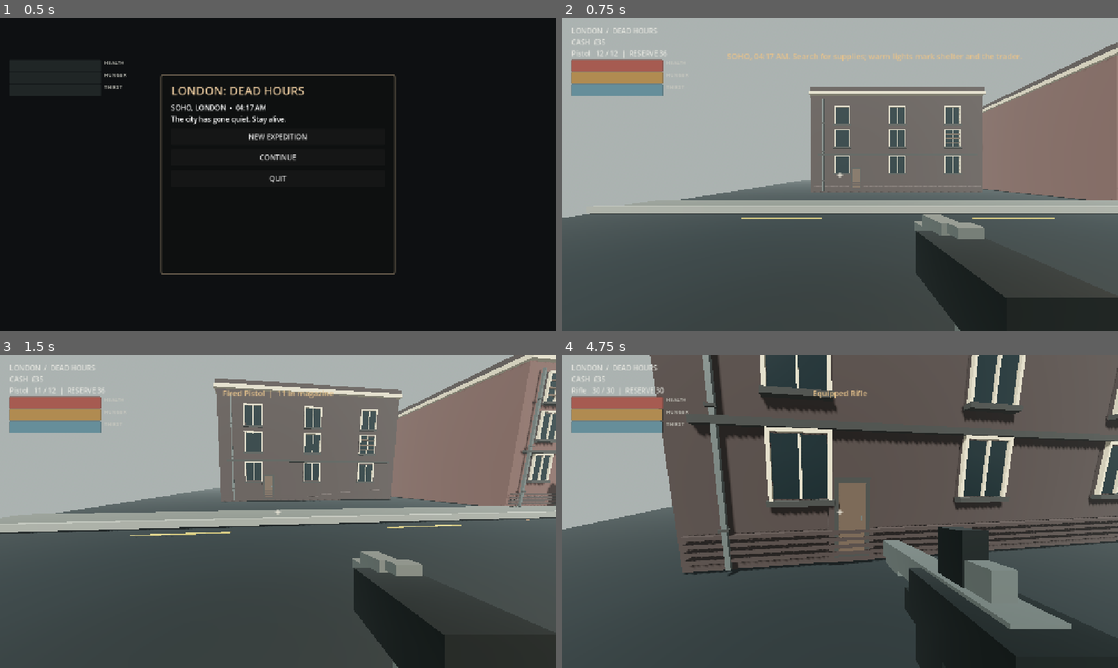
Above: before the commit, frames 1-4 (two rows, left to right).
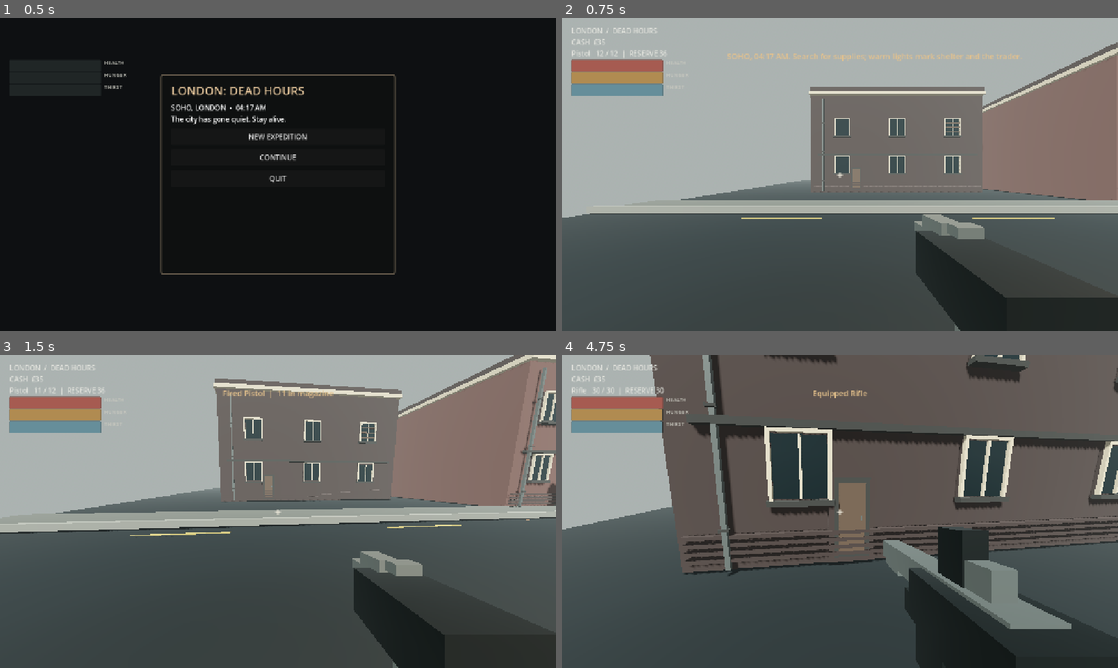
Above: after the commit, the same moments.

Repository: mrbedgrief-ship-it/london-dead-hours
Game: Godot game, scene res://scenes/main.tscn
The game is run twice, just before and just after one commit, with the same random seed, the same clock (stepped at 60 frames per second) and the same inputs.
Inputs (mouse positions are in pixels of both pictures, inside the frame that each line leads up to):
- Up to frame 1 (0.5 s): no input
- Up to frame 2 (0.75 s): click "NEW EXPEDITION" at 0.5 s
- Up to frame 3 (1.5 s): tap Enter at 1.25 s; move the mouse to (305, 511) at 1.27 s; hold W (move_forward) from 1.28 s (still down); hold E (interact) from 1.28 s (still down); click (305, 511) at 1.42 s
- Up to frame 4 (4.75 s): keep holding W (move_forward); tap Space (jump) at 1.52, 2.27, 3.5, 3.77, 4.52 s; move the mouse to (812, 511) at 2.02 s; release E (interact) at 2.03 s; tap Shift (sprint) at 2.1 s; move the mouse to (851, 505) at 2.77 s; tap 1 at 2.85 s; move the mouse to (834, 517) at 3.52 s; tap 2 at 3.6 s; click (834, 517) at 3.67 s; move the mouse to (878, 514) at 4.27 s; tap 3 at 4.35 s

Frame 1 is identical in both runs. In frame 2, 0.9% of the frame differs, in the area x 48-72%, y 28-42%; in frame 3, 1.5%; in frame 4, 3.9%, in the area x 35-100%, y 0-24%.

Commit message:
Keep facade detail budget efficient for ordinary PCs

Diff:
--- a/scripts/game.gd
+++ b/scripts/game.gd
@@ -238,9 +238,9 @@
 	var glass_dark := _material(Color("#172326"),0.18)
 	var ww: float = 1.22 if size.x > 11.0 else 1.08
 	var wh := 1.42
-	var window_rows: Array[float] = [2.35,4.65,6.65]
+	var window_rows: Array[float] = [2.35,5.65]
 	var window_columns: Array[float] = [-size.x*0.32,0.0,size.x*0.32]
-	for row in range(3):
+	for row in range(window_rows.size()):
 		var wy: float = window_rows[row]
 		for col in range(3):
 			var wx: float = center.x + window_columns[col]
